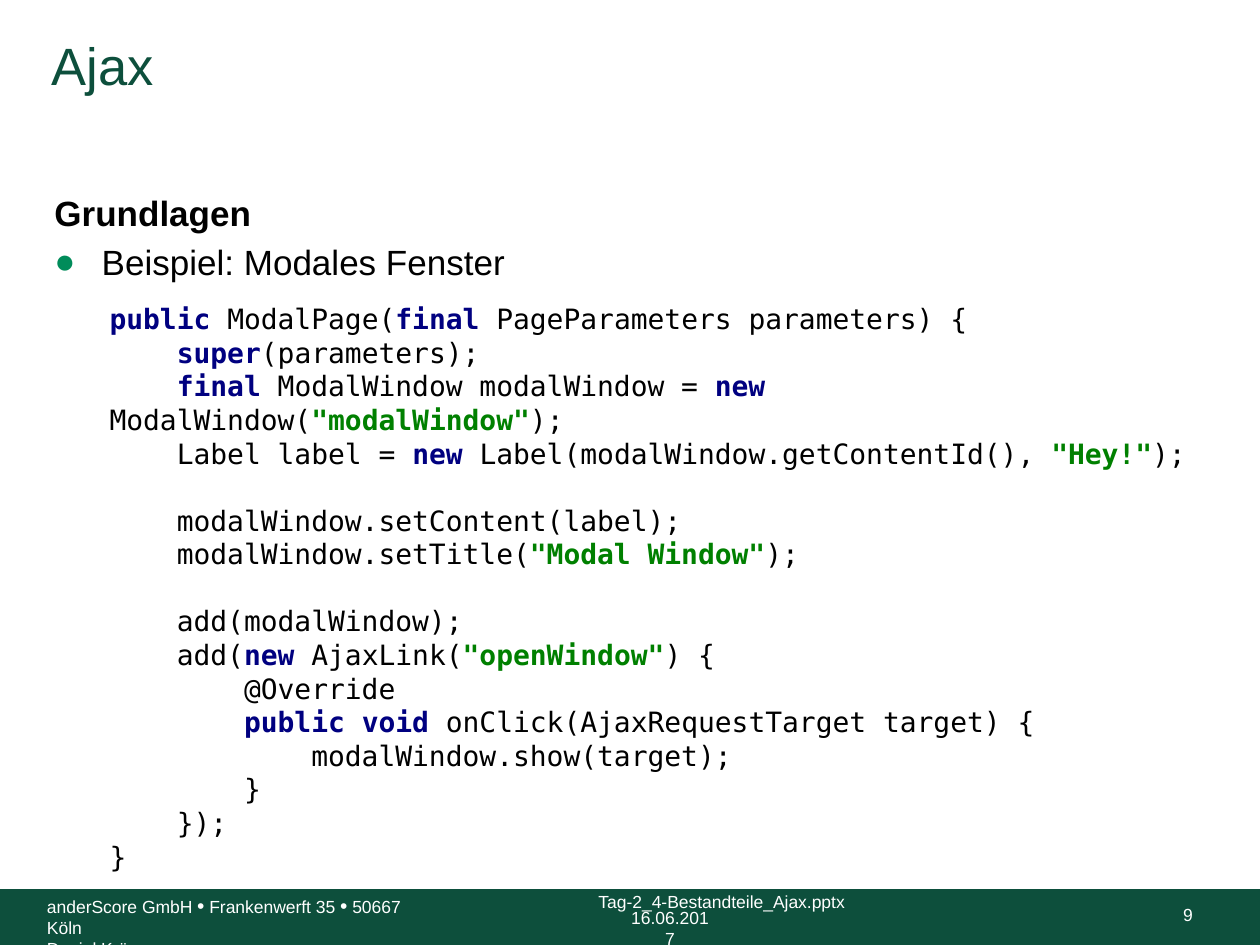
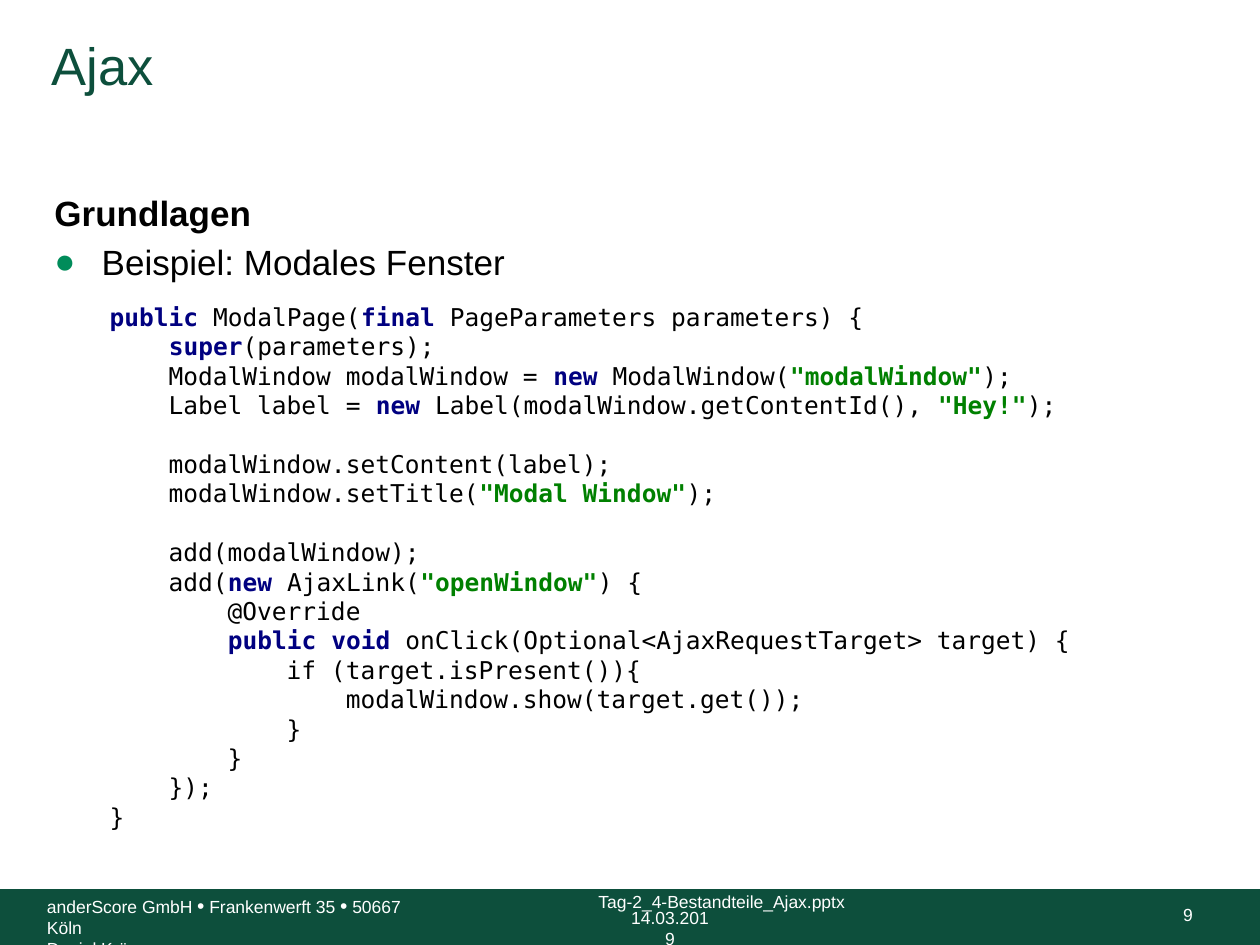
Before and after one commit to anderscore-gmbh/wicket-training, a slide deck: slide 9 of slides/Tag-2_4-Bestandteile_Ajax.pptx. Drawn at 1260x945 pixels with LibreOffice and Linux fonts; fonts in the diff are those of the drawing; background and template pictures are left out. Boxes give left, top, right and bottom in pixels: in the first picture for what was removed or moved away, otherwise in the second. Text is boxed around its words. In the diff, an @@ line names an element or a change of style, - is before the commit and + after.

```diff
--- a/slides/Tag-2_4-Bestandteile_Ajax.pptx
+++ b/slides/Tag-2_4-Bestandteile_Ajax.pptx
@@ text at <box>110,306,1056,714</box>: text changed; size 16 to 14 pt @@
-  public ModalPage(final PageParameters parameters) {
-  super(parameters);
-  final ModalWindow modalWindow = new ModalWindow("modalWindow");
-  Label label = new Label(modalWindow.getContentId(), "Hey!");
-  modalWindow.setContent(label);
-  modalWindow.setTitle("Modal Window");
-  add(modalWindow);
-  add(new AjaxLink("openWindow") {
-  @Override
-  public void onClick(AjaxRequestTarget target) {
-  modalWindow.show(target);
-  }
-  });
-  }
+  public ModalPage(final PageParameters parameters) {
+  super(parameters);
+  ModalWindow modalWindow = new ModalWindow("modalWindow");
+  Label label = new Label(modalWindow.getContentId(), "Hey!");
+  modalWindow.setContent(label);
+  modalWindow.setTitle("Modal Window");
+  add(modalWindow);
+  add(new AjaxLink("openWindow") {
+  @Override
+  public void onClick(Optional<AjaxRequestTarget> target) {
+  if (target.isPresent()){
+  modalWindow.show(target.get());
+  }
+  }
+  });
+  }
@@ text at <box>631,911,709,924</box>: text changed @@
-16.06.2017
+14.03.2019
```
Also in this commit, not shown: 11 other slides changed, 2 other files.
